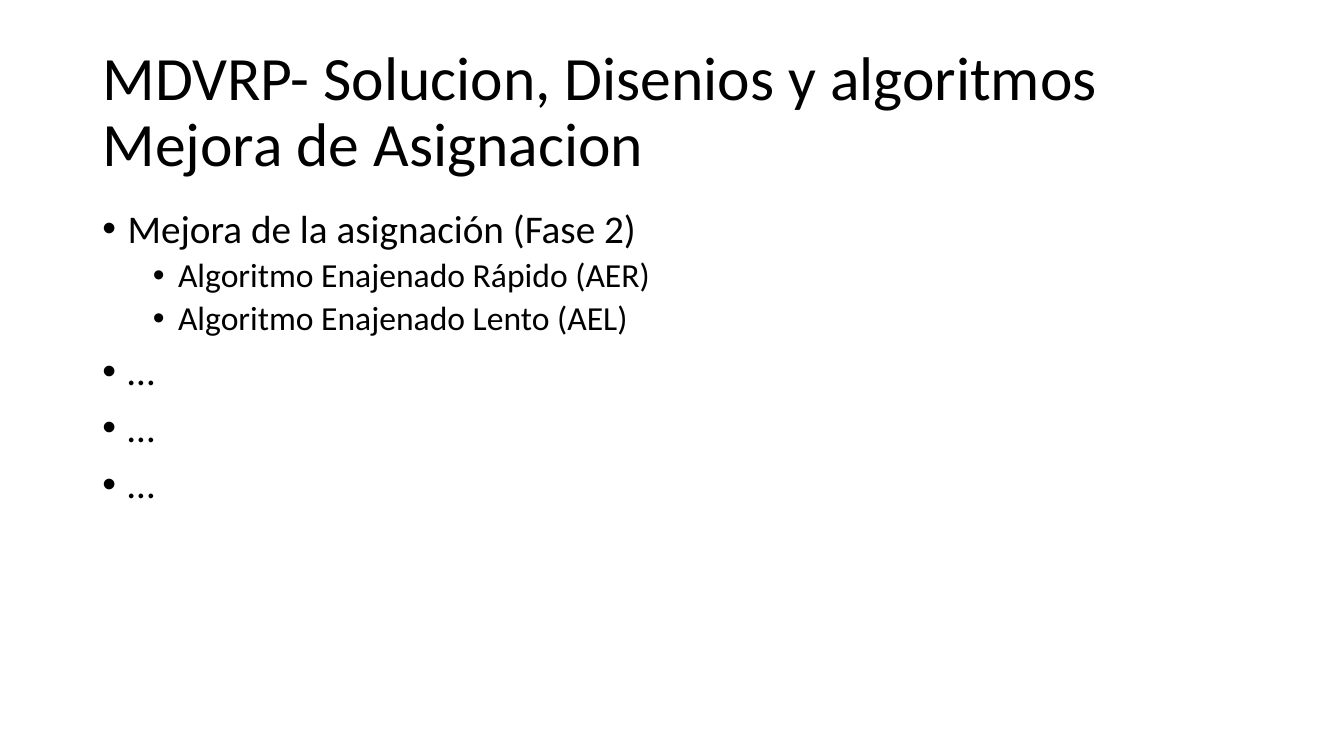
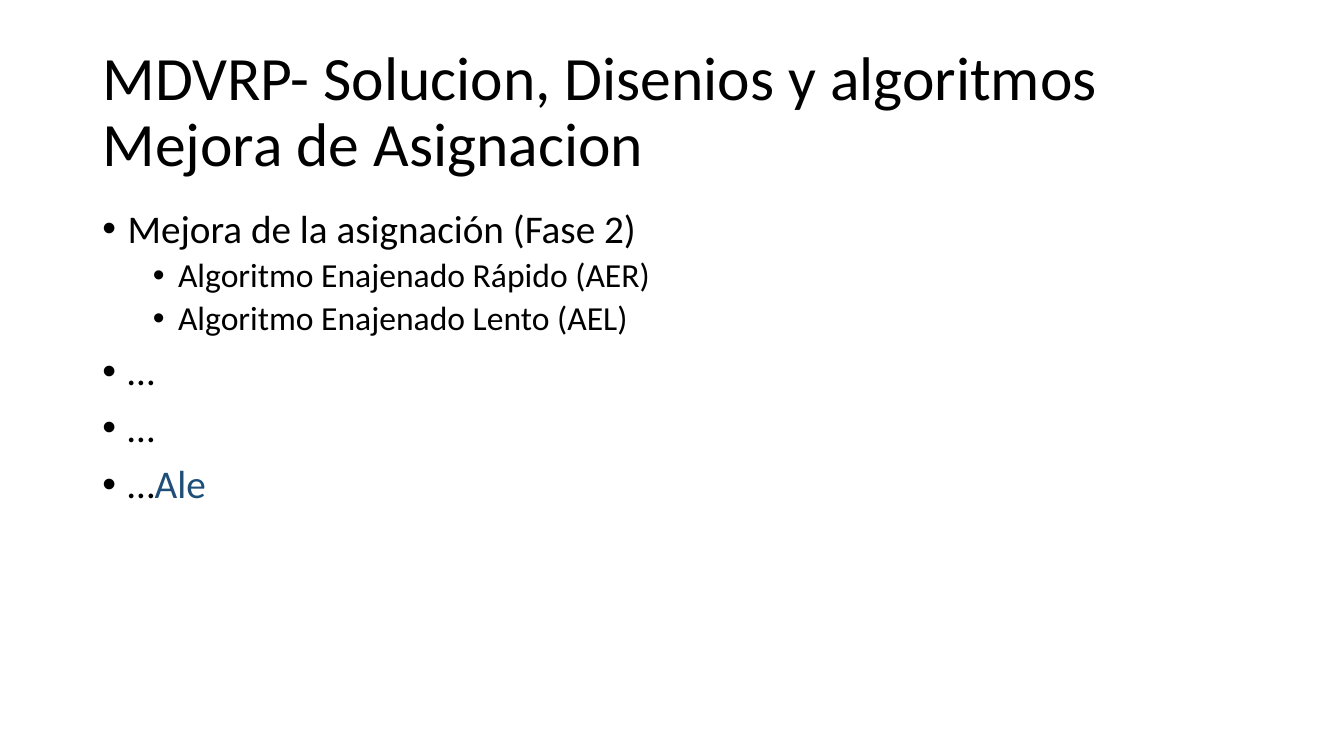
Before and after one commit to urubusale/proyvrp, a slide deck: slide 9 of Version/Documentación/MDVRP.pptx (slide 7 before the commit). Drawn at 1344x756 pixels with LibreOffice and Linux fonts; fonts in the diff are those of the drawing. Boxes give left, top, right and bottom in pixels: in the first picture for what was removed or moved away, otherwise in the second. Text is boxed around its words. In the diff, an @@ line names an element or a change of style, - is before the commit and + after.

```diff
--- a/Version/Documentación/MDVRP.pptx
+++ b/Version/Documentación/MDVRP.pptx
@@ text at box(128, 470, 206, 499): text changed; text colour #000000 to #1F4E79 @@
-• …
+• …Ale
```
Also in this commit, not shown: 12 other slides changed, 6 slides added.
